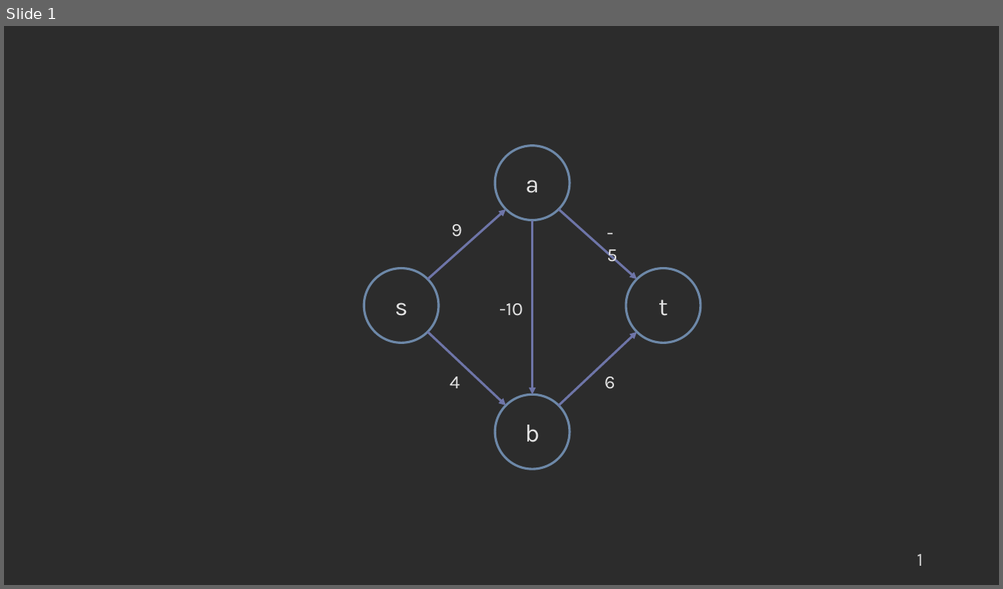
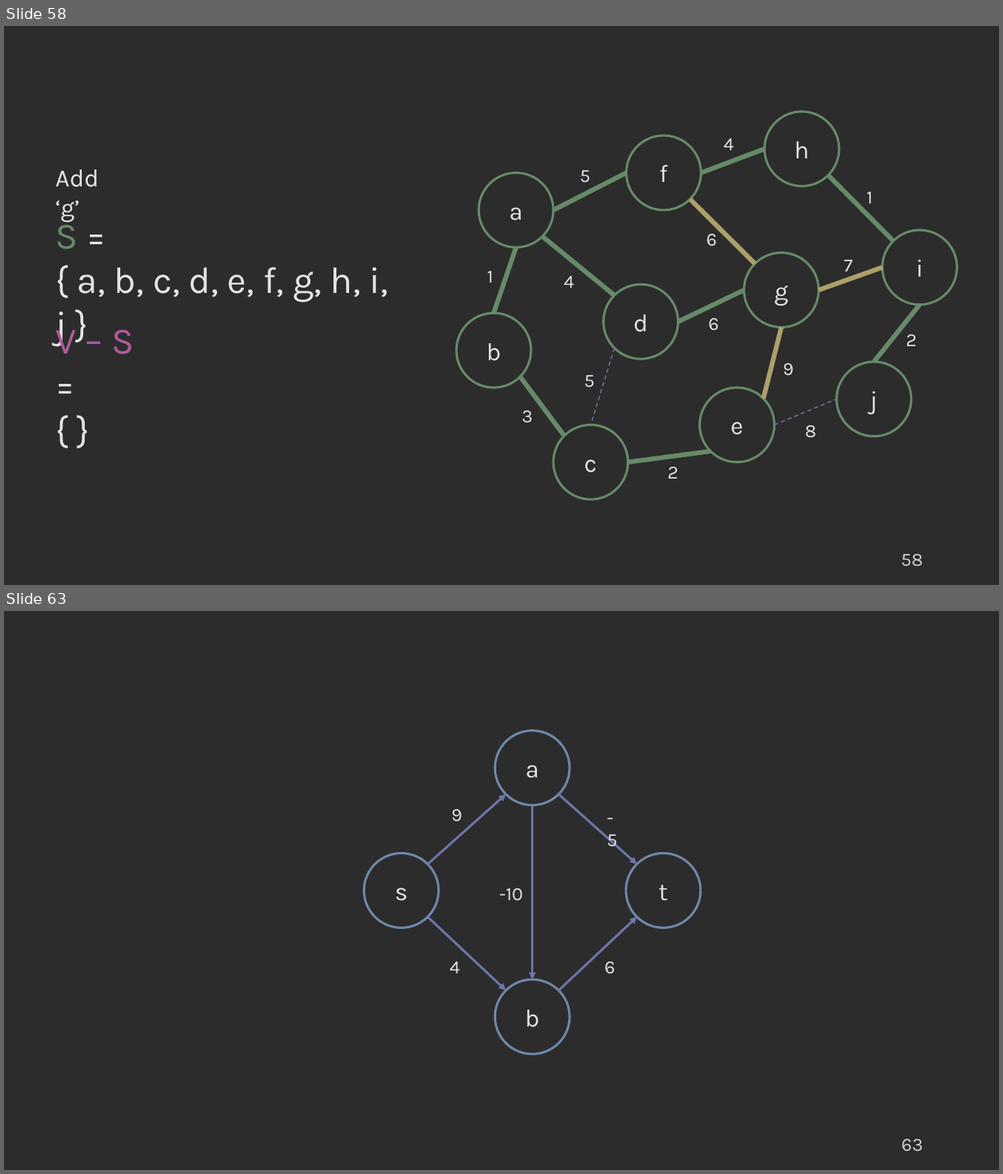
Before and after one commit to COP3530/edugator-content, a slide deck: graph-algorithms/graph-algorithms/images-ppt.pptx. Shown one above the other, each under a label of ours: slide 1 before the commit, slides 58 and 63 after it; the slides between them are not shown. The pictures are 1003x589 and 1003x1174 pixels, drawn with LibreOffice and Linux fonts; fonts in the diff are those of the drawing. Boxes give left, top, right and bottom in pixels: in the first picture for what was removed or moved away, otherwise in the second. Text is boxed around its words. In the diff, an @@ line names an element or a change of style, - is before the commit and + after.

```diff
--- a/graph-algorithms/graph-algorithms/images-ppt.pptx
+++ b/graph-algorithms/graph-algorithms/images-ppt.pptx
@@ slide 58 added at <box>4,26,999,585</box>, background #2C2C2C @@
@@ group added at <box>456,112,957,500</box>: 14 lines, 14 texts, 10 ellipses @@
+c
+b
+d
+a
+f
+e
+g
+h
+i
+j
+1
+9
+1
+7
+2
+5
+6
+4
+6
+5
+8
+3
+2
+4
@@ text added at <box>55,170,99,223</box>, 24 pt, text #E4E4E4 @@
+Add ‘g’
@@ text added at <box>55,215,389,303</box>, 36 pt, text #E4E4E4 @@
+S =
+{ a, b, c, d, e, f, g, h, i, j }
@@ text added at <box>55,320,134,355</box>, 36 pt, text #B05A99 @@
+V – S =
+{ }
@@ page number added at <box>901,554,923,567</box>, 18 pt, text #D1D1D1 @@
+58
@@ what was slide 1 is now slide 63 @@
@@ page number at <box>901,1139,922,1152</box>: text changed @@
-1
+63
```
Also in this commit, not shown: 61 other slides added, 7 other files.
